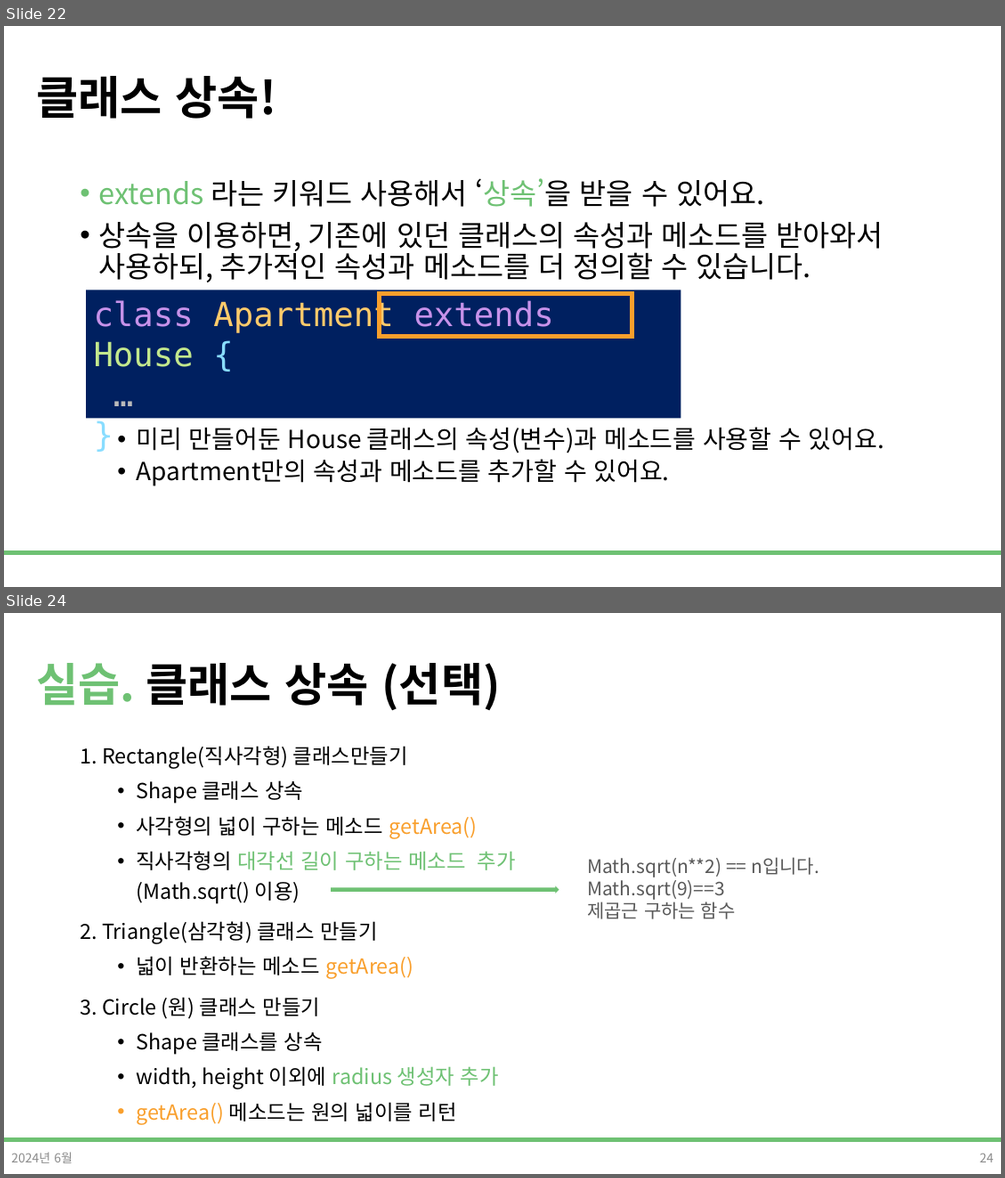
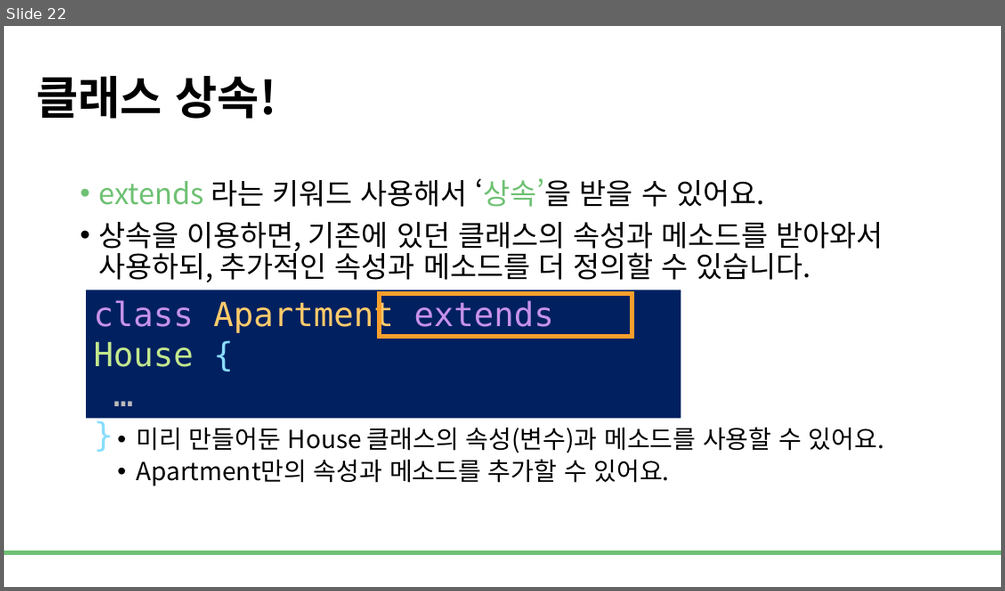
Before and after one commit to DevDamon0527/SeSAC_Yeongdeungpo_Campus_6th, a slide deck: material/[SeSAC_YDP_6] 09_Javascript_고급.pptx. Shown one above the other, each under a label of ours: slides 22 and 24 before the commit, slide 22 after it; the slides between them are not shown. The pictures are 1005x1178 and 1005x591 pixels, drawn with LibreOffice and Linux fonts; fonts in the diff are those of the drawing; background and template pictures are left out. Boxes give left, top, right and bottom in pixels: in the first picture for what was removed or moved away, otherwise in the second. Text is boxed around its words. In the diff, an @@ line names an element or a change of style, - is before the commit and + after.

```diff
--- a/material/[SeSAC_YDP_6] 09_Javascript_고급.pptx
+++ b/material/[SeSAC_YDP_6] 09_Javascript_고급.pptx
@@ slide 24 removed at bbox=[4, 613, 1001, 1174], background #FFFFFF; not listed: 1 template element that a slide beside it also shows @@
@@ title removed at bbox=[36, 663, 500, 711] @@
-실습. 클래스 상속 (선택)
@@ text removed at bbox=[80, 746, 516, 1125] @@
-1. Rectangle(직사각형) 클래스만들기
-  • Shape 클래스 상속
-  • 사각형의 넓이 구하는 메소드 getArea()
-  • 직사각형의 대각선 길이 구하는 메소드 추가
-    (Math.sqrt() 이용)
-2. Triangle(삼각형) 클래스 만들기
-  • 넓이 반환하는 메소드 getArea()
-3. Circle (원) 클래스 만들기
-  • Shape 클래스를 상속
-  • width, height 이외에 radius 생성자 추가
-  • getArea() 메소드는 원의 넓이를 리턴
@@ text removed at bbox=[587, 857, 819, 919] @@
-Math.sqrt(n**2) == n입니다.
-Math.sqrt(9)==3
-제곱근 구하는 함수
@@ right arrow removed at bbox=[331, 886, 558, 893] @@
@@ text removed at bbox=[11, 1151, 73, 1163] @@
-2024년 6월
@@ page number removed at bbox=[979, 1152, 994, 1162] @@
-24
```
Also in this commit, not shown: 10 slides changed, 1 slide added, 1 other slide removed, 1 other file.
